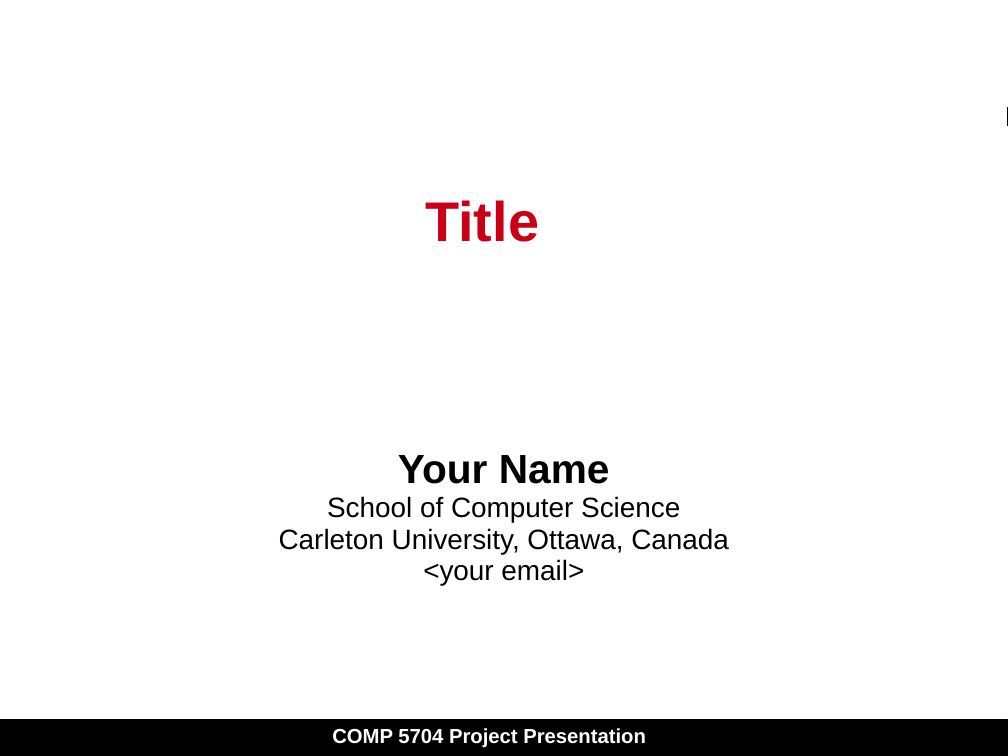
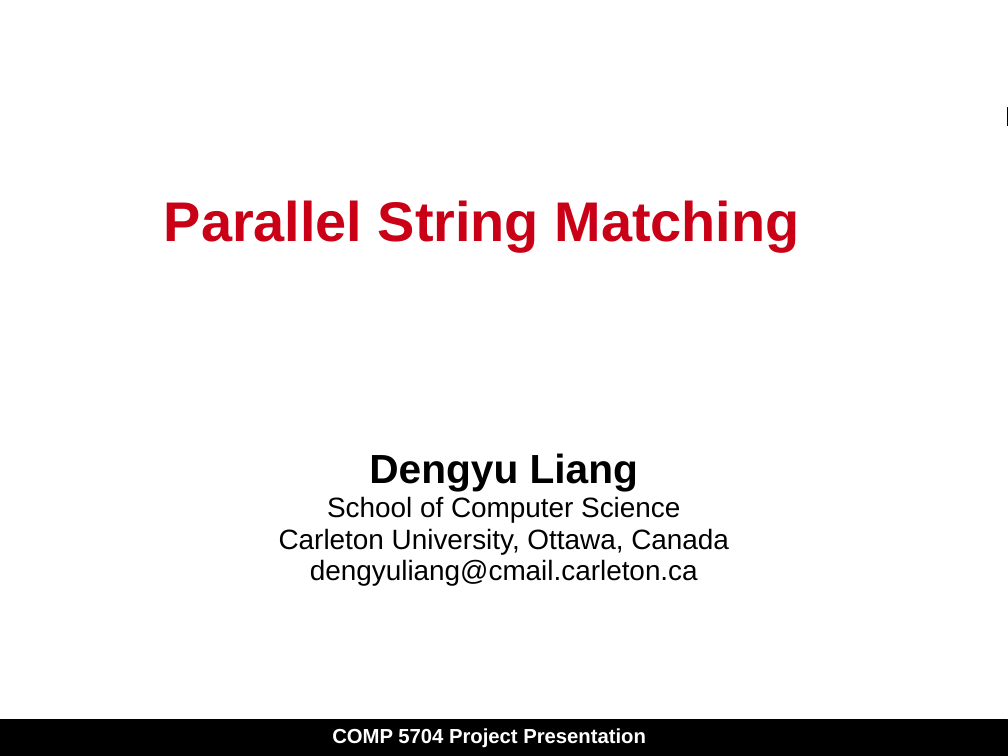
Before and after one commit to dengyull/COMP5704-project, a slide deck: slide 1 of Slide_Presentation.ppt. Drawn at 1008x756 pixels with LibreOffice and Linux fonts; fonts in the diff are those of the drawing. Boxes give left, top, right and bottom in pixels: in the first picture for what was removed or moved away, otherwise in the second. Text is boxed around its words. In the diff, an @@ line names an element or a change of style, - is before the commit and + after.

Commit message:
Slide Presentation

```diff
--- a/Slide_Presentation.ppt
+++ b/Slide_Presentation.ppt
@@ title at (164, 200, 800, 251): text changed @@
-Title
+Parallel String Matching
@@ subtitle at (369, 453, 638, 491): text changed @@
-Your Name
+Dengyu Liang
@@ subtitle at (310, 559, 698, 585): text changed @@
-<your email>
+dengyuliang@cmail.carleton.ca
```
Also in this commit, not shown: 5 slides added, 1 slide removed, 17 other files.
